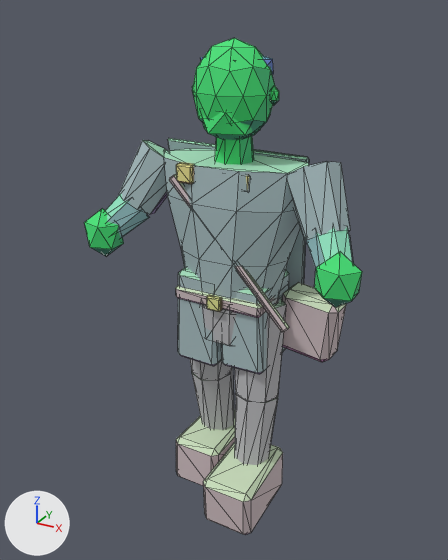
The glTF model assets/exports/npc/npc_wayfarer_react_v01.glb, before and after one commit.
The view is the same before and after, from a camera (50 mm lens) standing at (1.14, -2.15, 2.13) and looking at (-0.03, -0.03, 1.07). Every picture has the same lights, and +X, +Y and +Z are marked at lower left. The first picture is the older version. Mesh edges are drawn as thin lines. Vertices at exactly the same position are counted once.

In view in the first picture: 'GEO_npc_wayfarer_react_v01'.
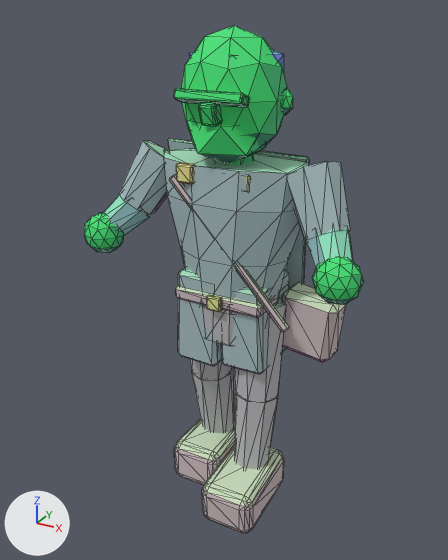
Pixel boxes [x1, y1, x2, y2] of what changed, in the pictures (448 x 560 px):
'GEO_npc_wayfarer_react_v01', reshaped: before [84, 38, 362, 534]; after [84, 26, 364, 533]
part 1 of me_geo_npc_wayfarer_react_v01, added (green): after [84, 213, 124, 253]
part 2 of me_geo_npc_wayfarer_react_v01, added (green): after [312, 257, 364, 304]
part 3 of me_geo_npc_wayfarer_react_v01, added (green): after [181, 26, 287, 158]
part 4 of me_geo_npc_wayfarer_react_v01, added (green): after [188, 119, 266, 163]
part 5 of me_geo_npc_wayfarer_react_v01, added: after [281, 88, 293, 115]
part 6 of me_geo_npc_wayfarer_react_v01, added: after [189, 50, 284, 71]
part 7 of me_geo_npc_wayfarer_react_v01, rebuilt: before [176, 410, 235, 486]; after [174, 412, 235, 485]
part 8 of me_geo_npc_wayfarer_react_v01, rebuilt: before [203, 442, 283, 534]; after [202, 445, 284, 533]
part 9 of me_geo_npc_wayfarer_react_v01, added (green): after [174, 88, 250, 107]
part 10 of me_geo_npc_wayfarer_react_v01, added (green): after [199, 102, 221, 126]
part 11 of me_geo_npc_wayfarer_react_v01, deleted: before [84, 56, 362, 308]
part 12 of me_geo_npc_wayfarer_react_v01, built on (mostly hidden afterwards): before [192, 38, 275, 164]; after [215, 154, 254, 164]
part 13 of me_geo_npc_wayfarer_react_v01, recoloured: [329, 305, 338, 313] in both

Diff of the bpy script that builds the scene:
```diff
--- a/assets/exports/npc/npc_wayfarer_react_v01.glb.py
+++ b/assets/exports/npc/npc_wayfarer_react_v01.glb.py
@@ me_geo_npc_wayfarer_react_v01 @@
 # used by ob_geo_npc_wayfarer_react_v01; location = (0.0, 0.0, 0.0)
-me_geo_npc_wayfarer_react_v01.from_pydata(...)  # 574 vertices, 1032 faces; spans x -0.6..0.6, y -0.32..0.26, z -0.01..2.03
+me_geo_npc_wayfarer_react_v01.from_pydata(...)  # 890 vertices, 1656 faces; spans x -0.61..0.61, y -0.33..0.26, z 0.0..2.07
+# me_geo_npc_wayfarer_react_v01 part 1: a new loose piece, an icosphere of 80 faces spanning x -0.61..-0.43, y -0.28..-0.12, z 1.16..1.34, in mat_mat_npc_indexed
+# me_geo_npc_wayfarer_react_v01 part 2: a new loose piece, an icosphere of 80 faces spanning x 0.43..0.61, y -0.28..-0.12, z 1.16..1.34, in mat_mat_npc_indexed
+# me_geo_npc_wayfarer_react_v01 part 3: a new loose piece, an icosphere of 80 faces spanning x -0.2..0.2, y -0.19..0.17, z 1.58..2.07, in mat_mat_npc_indexed
+# me_geo_npc_wayfarer_react_v01 part 4: a new loose piece, an icosphere of 20 faces spanning x -0.15..0.15, y -0.2..0.08, z 1.57..1.81, in mat_mat_npc_indexed
+# me_geo_npc_wayfarer_react_v01 part 5: a new loose piece, an icosphere of 20 faces spanning x 0.186..0.24, y -0.025..0.017, z 1.769..1.866, in mat_mat_npc_indexed
+# me_geo_npc_wayfarer_react_v01 part 6: a new loose piece, an icosphere of 20 faces spanning x -0.19..0.19, y -0.13..0.17, z 1.85..2.03, in mat_mat_npc_indexed
+# me_geo_npc_wayfarer_react_v01 part 7: the loose piece of 24 vertices spanning x -0.25..-0.01, y -0.15..0.24, z -0.01..0.24 is rebuilt with 96 vertices and now spans x -0.25..0.0, y -0.16..0.25, z 0.0..0.22
+# me_geo_npc_wayfarer_react_v01 part 8: the loose piece of 24 vertices spanning x 0.01..0.25, y -0.32..0.07, z -0.01..0.24 is rebuilt with 96 vertices and now spans x 0.0..0.25, y -0.33..0.08, z 0.0..0.22
+# me_geo_npc_wayfarer_react_v01 part 9: a new loose piece of 56 vertices spanning x -0.14..0.14, y -0.21..-0.15, z 1.81..1.86, in mat_mat_npc_indexed
+# me_geo_npc_wayfarer_react_v01 part 10: a new loose piece of 56 vertices spanning x -0.03..0.03, y -0.22..-0.15, z 1.74..1.83, in mat_mat_npc_indexed
+# me_geo_npc_wayfarer_react_v01 part 11: 6 loose pieces with 72 vertices, spanning x -0.6..0.6, y -0.27..0.13, z 1.14..1.99, are deleted
+# me_geo_npc_wayfarer_react_v01 part 12
+# 42 vertices are removed from x -0.16..0.16, y -0.15..0.13, z 1.65..2.03
+# 80 faces are deleted
+# 8 vertices in x -0.07..0.07, y -0.07..0.07, z 1.7 move by (0.0, 0.0, -0.04)
+# me_geo_npc_wayfarer_react_v01 part 13: 4 kept faces spanning x 0.19..0.47, y 0.0..0.15, z 0.78..1.04 get new vertex colours
+# other edits to the shape of me_geo_npc_wayfarer_react_v01 do not show in these pictures
 me_geo_npc_wayfarer_react_v01.materials.append(mat_mat_npc_indexed)
```
